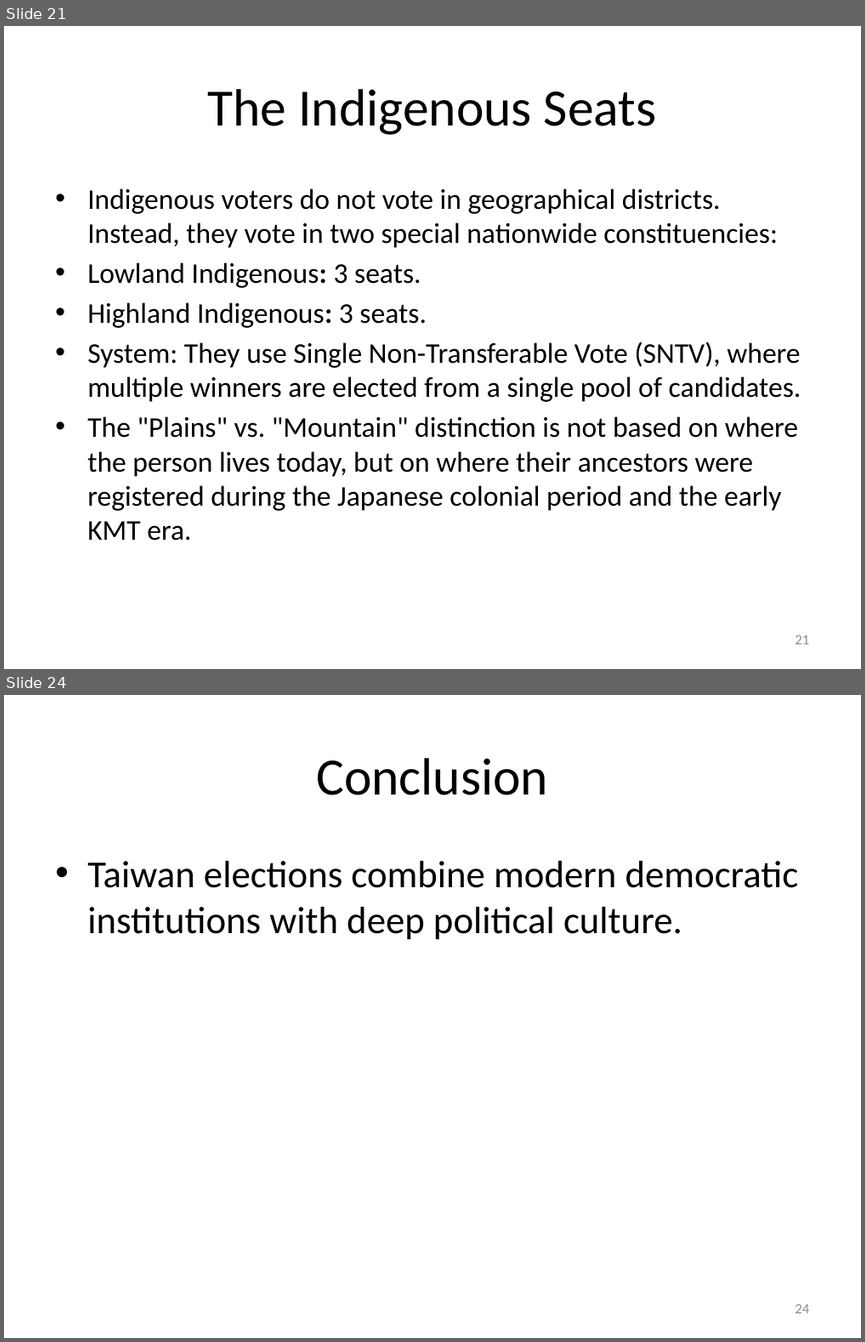
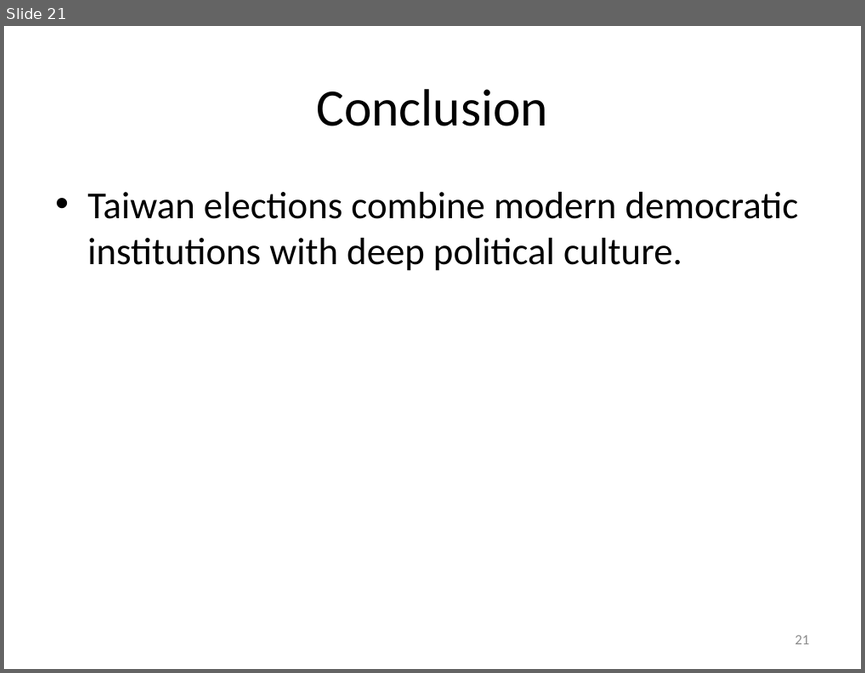
Before and after one commit to TsaiChiahung/ESC, a slide deck: 國發所演講/taiwan_elections_lecture.pptx. Shown one above the other, each under a label of ours: slides 21 and 24 before the commit, slide 21 after it; the slides between them are not shown. The pictures are 865x1342 and 865x673 pixels, drawn with LibreOffice and Linux fonts; fonts in the diff are those of the drawing. Boxes give left, top, right and bottom in pixels: in the first picture for what was removed or moved away, otherwise in the second. Text is boxed around its words. In the diff, an @@ line names an element or a change of style, - is before the commit and + after.

```diff
--- a/國發所演講/taiwan_elections_lecture.pptx
+++ b/國發所演講/taiwan_elections_lecture.pptx
@@ slide 21 removed at (4,26,861,669), background #FFFFFF @@
@@ title removed at (208,89,657,135) @@
-The Indigenous Seats
@@ text removed at (87,188,801,540) @@
-• Indigenous voters do not vote in geographical districts. Instead, they vote in two special nationwide constituencies:
-• Lowland Indigenous: 3 seats.
-• Highland Indigenous: 3 seats.
-• System: They use Single Non-Transferable Vote (SNTV), where multiple winners are elected from a single pool of candidates.
-• The "Plains" vs. "Mountain" distinction is not based on where the person lives today, but on where their ancestors were registered during the Japanese colonial period and the early KMT era.
@@ page number removed at (794,635,809,644) @@
-21
@@ what was slide 24 is now slide 21 @@
@@ page number at (794,635,809,644): text changed @@
-24
+21
```
Also in this commit, not shown: 5 slides changed, 4 slides added, 3 other slides removed, 1 other file.
